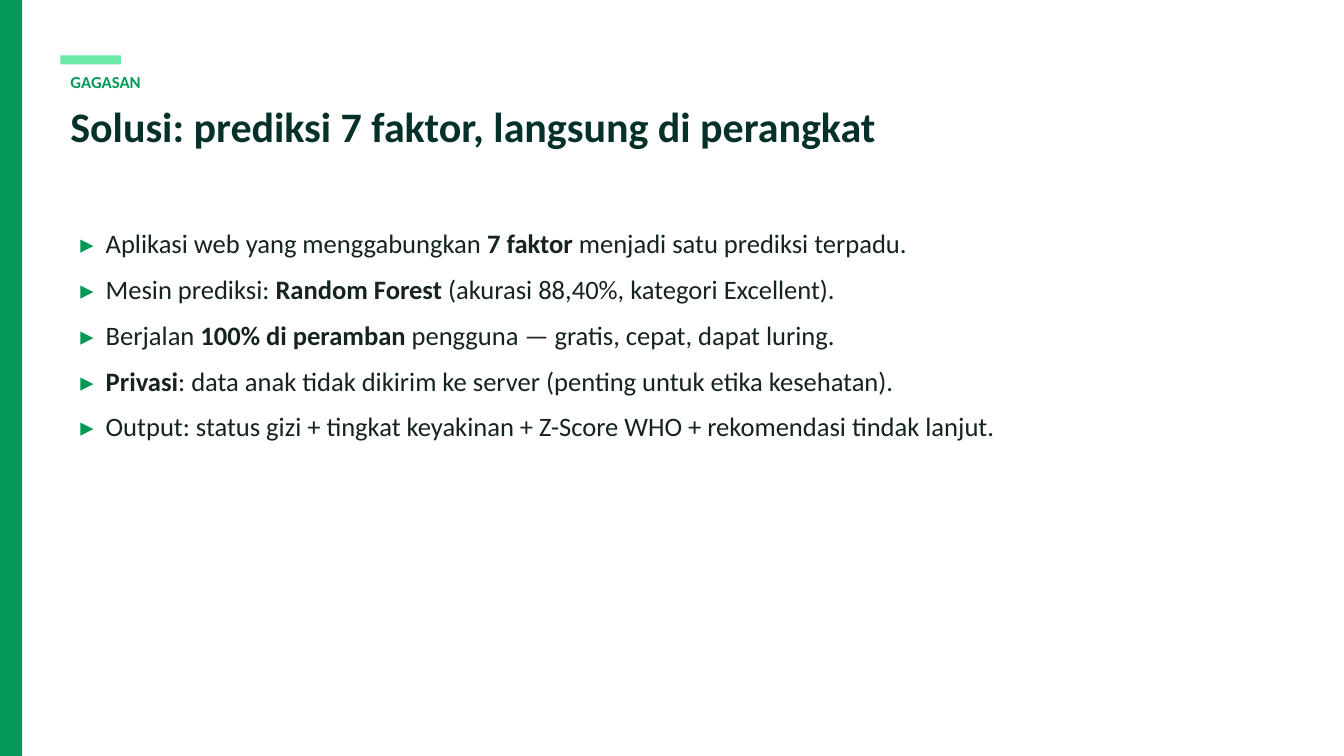
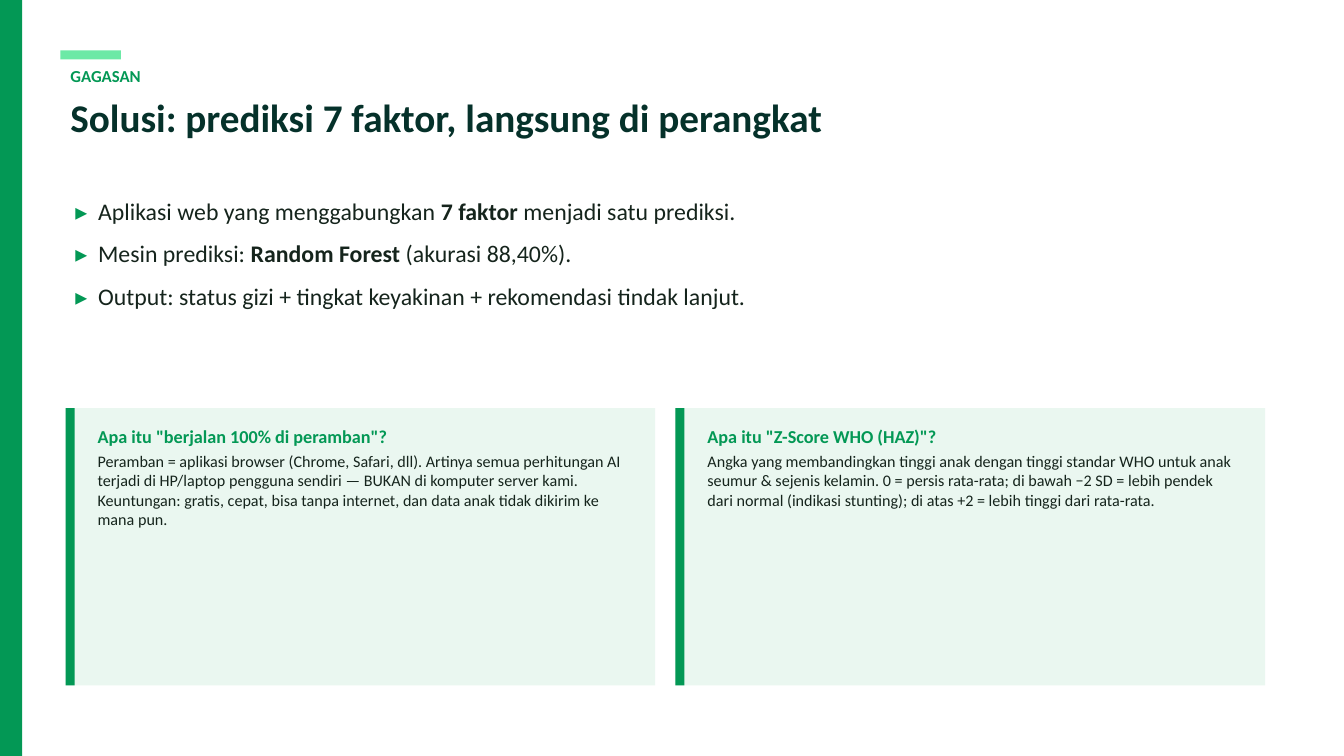
Before and after one commit to steffenkwik/machinelearning-ai, a slide deck: slide 3 of StuntCare_AI_Presentation.pptx. Drawn at 1344x756 pixels with LibreOffice and Linux fonts; fonts in the diff are those of the drawing. Boxes give left, top, right and bottom in pixels: in the first picture for what was removed or moved away, otherwise in the second. Text is boxed around its words. In the diff, an @@ line names an element or a change of style, - is before the commit and + after.

```diff
--- a/StuntCare_AI_Presentation.pptx
+++ b/StuntCare_AI_Presentation.pptx
@@ rectangle: place and size @@
-rectangle at (60,55,121,65)
+rectangle at (60,50,121,59)
@@ text "Solusi: prediksi 7 faktor, langsung ...": place and size @@
-text "Solusi: prediksi 7 faktor, langsung ..." at (70,112,875,149)
+text "Solusi: prediksi 7 faktor, langsung ..." at (70,104,822,139)
@@ text "Solusi: prediksi 7 faktor, langsung ..." at (70,104,822,139): size 30 to 28 pt @@
@@ text "GAGASAN": place and size @@
-text "GAGASAN" at (70,77,140,88)
+text "GAGASAN" at (70,71,140,82)
@@ text at (98,203,745,309): text changed; size 19 to 17 pt @@
-▸ Aplikasi web yang menggabungkan 7 faktor menjadi satu prediksi terpadu.
-▸ Mesin prediksi: Random Forest (akurasi 88,40%, kategori Excellent).
-▸ Berjalan 100% di peramban pengguna — gratis, cepat, dapat luring.
-▸ Privasi: data anak tidak dikirim ke server (penting untuk etika kesehatan).
-▸ Output: status gizi + tingkat keyakinan + Z-Score WHO + rekomendasi tindak lanjut.
+▸ Aplikasi web yang menggabungkan 7 faktor menjadi satu prediksi.
+▸ Mesin prediksi: Random Forest (akurasi 88,40%).
+▸ Output: status gizi + tingkat keyakinan + rekomendasi tindak lanjut.
@@ rectangle added at (66,408,655,686), fill #EAF7F0 @@
@@ rectangle added at (66,408,75,686), fill #039855 @@
@@ rectangle added at (676,408,1265,686), fill #EAF7F0 @@
@@ rectangle added at (676,408,685,686), fill #039855 @@
@@ text added at (98,430,620,528), 11.5 pt, text #15241C @@
+Apa itu "berjalan 100% di peramban"?
+Peramban = aplikasi browser (Chrome, Safari, dll). Artinya semua perhitungan AI terjadi di HP/laptop pengguna sendiri — BUKAN di komputer server kami. Keuntungan: gratis, cepat, bisa tanpa internet, dan data anak tidak dikirim ke mana pun.
@@ text added at (707,429,1231,509), 11.5 pt, text #15241C @@
+Apa itu "Z-Score WHO (HAZ)"?
+Angka yang membandingkan tinggi anak dengan tinggi standar WHO untuk anak seumur & sejenis kelamin. 0 = persis rata-rata; di bawah −2 SD = lebih pendek dari normal (indikasi stunting); di atas +2 = lebih tinggi dari rata-rata.
```
Also in this commit, not shown: 7 other slides changed, 6 slides added, 6 slides removed, 7 other files.
